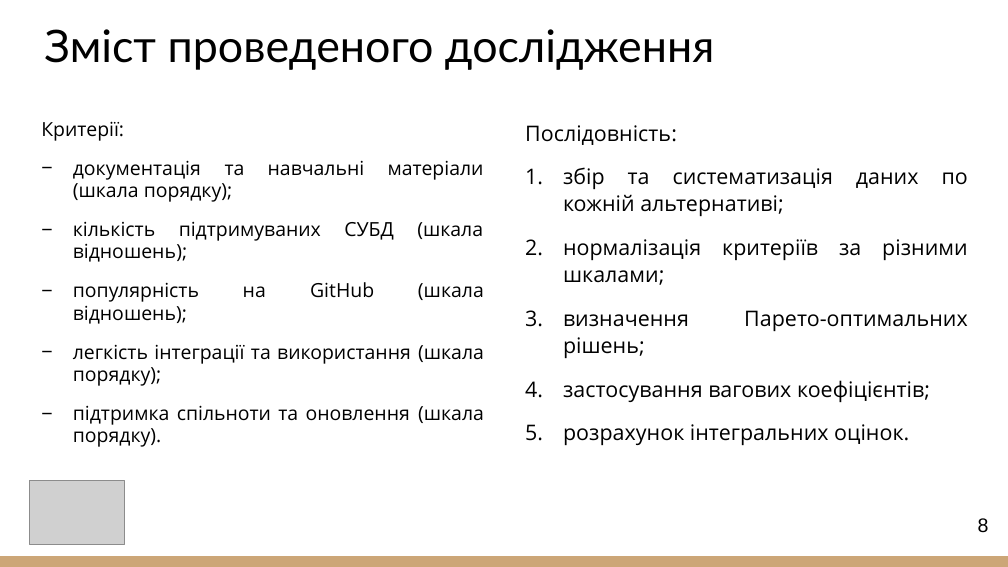
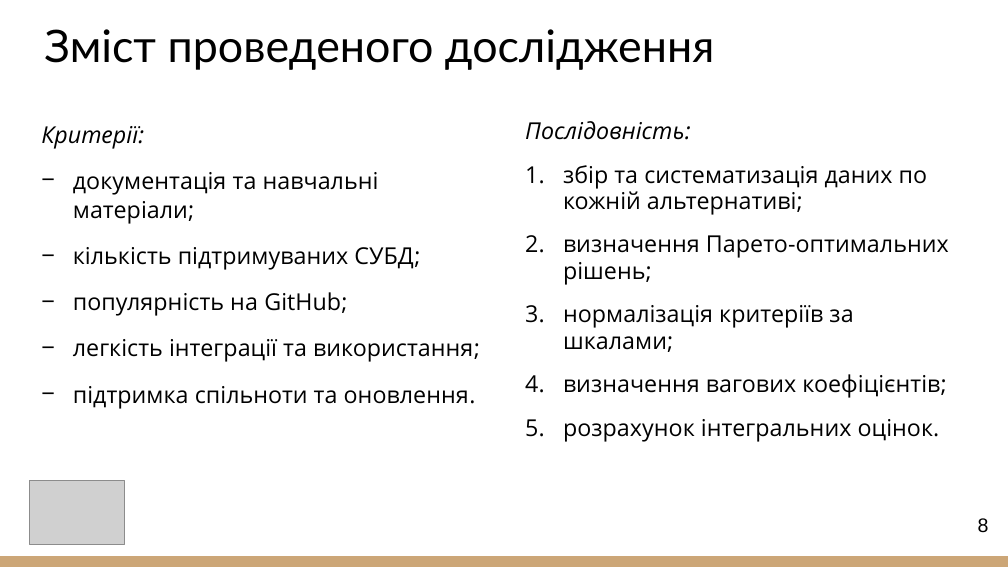
Before and after one commit to yahn1ukov/go-orm-sql-efficiency, a slide deck: slide 8 of 2025_М_ПІ_ІПЗм-23-2_Ягнюков_А_Ю.pptx. Drawn at 1008x567 pixels with LibreOffice and Linux fonts; fonts in the diff are those of the drawing; grey boxes stand for pictures. Boxes give left, top, right and bottom in pixels: in the first picture for what was removed or moved away, otherwise in the second. Text is boxed around its words. In the diff, an @@ line names an element or a change of style, - is before the commit and + after.

```diff
--- a/2025_М_ПІ_ІПЗм-23-2_Ягнюков_А_Ю.pptx
+++ b/2025_М_ПІ_ІПЗм-23-2_Ягнюков_А_Ю.pptx
@@ text at bbox=[41, 126, 144, 149]: size 13.9 to 16.6 pt, italic on in "Критерії:"; alignment justified to left; line spacing 0.95 to 1.05 @@
@@ text at bbox=[525, 121, 949, 442]: size 15.3 to 16.6 pt in "Послідовність:", "збір та систематизація даних по кожній альтернативі;", "визначення Парето-оптимальних рішень;", "розрахунок інтегральних оцінок."; italic on in "Послідовність:"; alignment justified to left; line spacing 1.05 to 0.95 @@
@@ text at bbox=[73, 172, 480, 409]: text changed; size 13.9 to 16.6 pt @@
-− документація та навчальні матеріали (шкала порядку);
-− кількість підтримуваних СУБД (шкала відношень);
-− популярність на GitHub (шкала відношень);
-− легкість інтеграції та використання (шкала порядку);
-− підтримка спільноти та оновлення (шкала порядку).
+− документація та навчальні матеріали;
+− кількість підтримуваних СУБД;
+− популярність на GitHub;
+− легкість інтеграції та використання;
+− підтримка спільноти та оновлення.
@@ text at bbox=[563, 239, 968, 285]: paragraph removed @@
-2. нормалізація критеріїв за різними шкалами;
@@ text at bbox=[563, 305, 946, 398]: text changed; size 15.3 to 16.6 pt @@
-4. застосування вагових коефіцієнтів;
+3. нормалізація критеріїв за шкалами;
+4. визначення вагових коефіцієнтів;
```
Also in this commit, not shown: 11 other slides changed.
